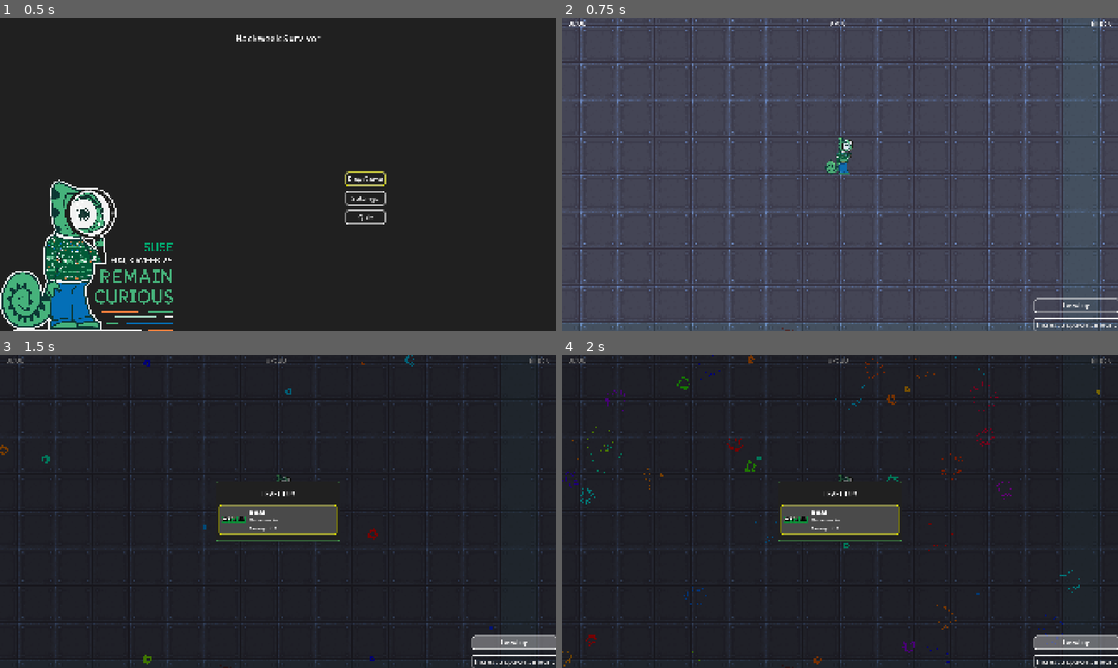
Above: before the commit, frames 1-4 (two rows, left to right).
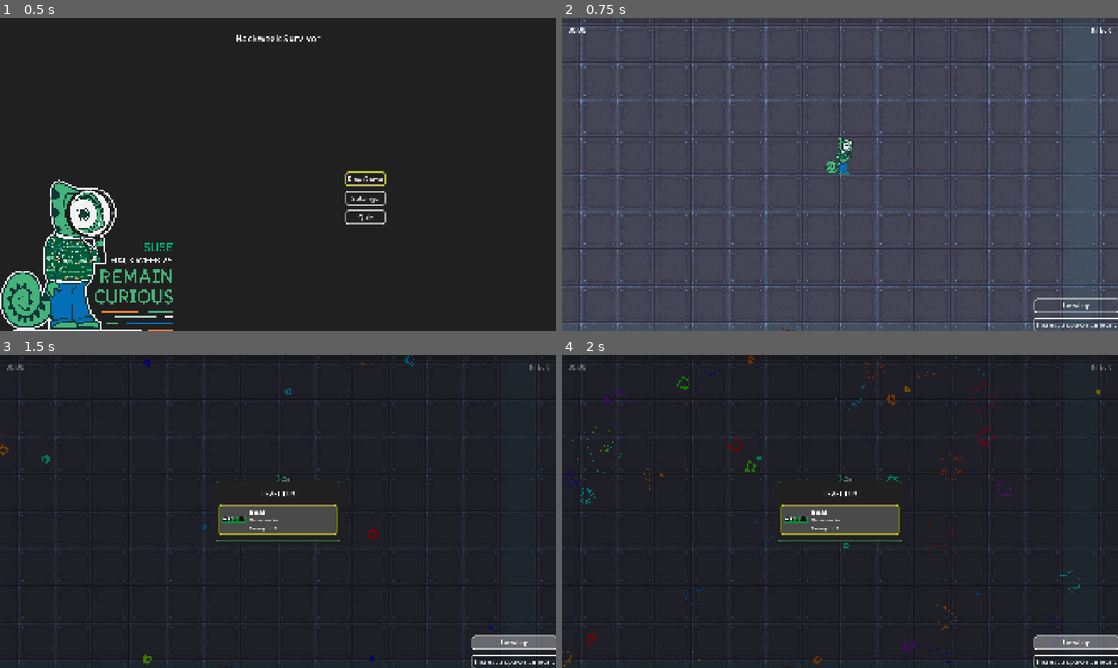
Above: after the commit, the same moments.

Repository: jcronenberg/hackweek-survivor
Game: Godot game, scene res://src/menu/menu.tscn
Two runs of this game, one before a commit and one after it. Both use one fixed random seed, a clock stepped at 60 frames per second and the inputs below.
Inputs:
- Up to frame 1 (0.5 s): no input
- Up to frame 2 (0.75 s): click "Play Game" at 0.5 s
- Up to frame 3 (1.5 s): click "Level up" at 1.25 s
- Up to frame 4 (2 s): no input

Frame 1 is identical in both runs. In frame 2, 0.2% of the frame differs, in the area x 1-99%, y 0-5%; in frame 3, 0.1%; in frame 4, 0.2%.

Commit message:
Add xp bar

Diff:
--- a/src/player/player.gd
+++ b/src/player/player.gd
@@ -25,7 +25,10 @@
 var damage_delta_time: float = 0.0
 var damage_tween: Tween
 var weapon: Weapon = null
-var next_level: int = 20
+var next_level: int = 20:
+	set(value):
+		Global.get_ui().set_max_xp(value)
+		next_level = value
 
 
 func _ready() -> void:
--- a/src/ui/ui.gd
+++ b/src/ui/ui.gd
@@ -15,6 +15,7 @@
 
 
 func _ready() -> void:
+	set_max_xp(Global.get_player().level_requirement)
 	if OS.has_feature("editor"):
 		%DebugMenu.visible = true
 
@@ -40,7 +41,12 @@
 
 
 func set_xp_amount(amount: int) -> void:
-	%XpLabel.text = "XP: %s" % amount
+	%XpBar.value = amount
+
+
+func set_max_xp(value: int) -> void:
+	%XpBar.min_value = %XpBar.max_value
+	%XpBar.max_value = value
 
 
 func _input(event: InputEvent) -> void:
--- a/src/ui/ui.tscn
+++ b/src/ui/ui.tscn
@@ -1,9 +1,12 @@
-[gd_scene load_steps=5 format=3 uid="uid://in34g42h8glb"]
+[gd_scene load_steps=6 format=3 uid="uid://in34g42h8glb"]
 
 [ext_resource type="Script" uid="uid://5l6dsmlnce23" path="res://src/ui/ui.gd" id="1_731sn"]
 [ext_resource type="Theme" uid="uid://b4le2mv112gbc" path="res://assets/ui_theme.tres" id="1_jlntk"]
 [ext_resource type="Script" uid="uid://cewau6v1xxv1m" path="res://src/ui/fireworks.gd" id="3_8wxmc"]
 [ext_resource type="PackedScene" uid="uid://cw1xd3uaw81l8" path="res://src/ui/debug_menu.tscn" id="4_8wxmc"]
+
+[sub_resource type="StyleBoxFlat" id="StyleBoxFlat_8wxmc"]
+bg_color = Color(0.2784314, 1, 0.29411766, 1)
 
 [node name="Ui" type="Control"]
 process_mode = 3
@@ -28,41 +31,42 @@
 grow_vertical = 2
 script = ExtResource("3_8wxmc")
 
-[node name="VBoxContainer" type="VBoxContainer" parent="."]
+[node name="TopBar" type="VBoxContainer" parent="."]
 layout_mode = 1
-anchors_preset = 15
+anchors_preset = 10
 anchor_right = 1.0
-anchor_bottom = 1.0
+offset_bottom = 58.0
 grow_horizontal = 2
-grow_vertical = 2
+theme_override_constants/separation = 4
 
-[node name="MarginContainer" type="MarginContainer" parent="VBoxContainer"]
+[node name="XpBar" type="ProgressBar" parent="TopBar"]
+unique_name_in_owner = true
+custom_minimum_size = Vector2(0, 20)
+layout_mode = 2
+size_flags_horizontal = 3
+theme_override_styles/fill = SubResource("StyleBoxFlat_8wxmc")
+max_value = 0.0
+step = 1.0
+show_percentage = false
+
+[node name="MarginContainer" type="MarginContainer" parent="TopBar"]
 layout_mode = 2
 theme_override_constants/margin_left = 20
 theme_override_constants/margin_right = 20
 
-[node name="HBoxContainer" type="HBoxContainer" parent="VBoxContainer/MarginContainer"]
+[node name="HBoxContainer" type="HBoxContainer" parent="TopBar/MarginContainer"]
 layout_mode = 2
 
-[node name="TimerLabel" type="Label" parent="VBoxContainer/MarginContainer/HBoxContainer"]
+[node name="TimerLabel" type="Label" parent="TopBar/MarginContainer/HBoxContainer"]
 unique_name_in_owner = true
 layout_mode = 2
 horizontal_alignment = 1
 
-[node name="Divider" type="Control" parent="VBoxContainer/MarginContainer/HBoxContainer"]
+[node name="Divider" type="Control" parent="TopBar/MarginContainer/HBoxContainer"]
 layout_mode = 2
 size_flags_horizontal = 3
 
-[node name="XpLabel" type="Label" parent="VBoxContainer/MarginContainer/HBoxContainer"]
-unique_name_in_owner = true
-layout_mode = 2
-text = "XP: 0"
-
-[node name="Divider2" type="Control" parent="VBoxContainer/MarginContainer/HBoxContainer"]
-layout_mode = 2
-size_flags_horizontal = 3
-
-[node name="KillCountLabel" type="Label" parent="VBoxContainer/MarginContainer/HBoxContainer"]
+[node name="KillCountLabel" type="Label" parent="TopBar/MarginContainer/HBoxContainer"]
 unique_name_in_owner = true
 layout_mode = 2
 
